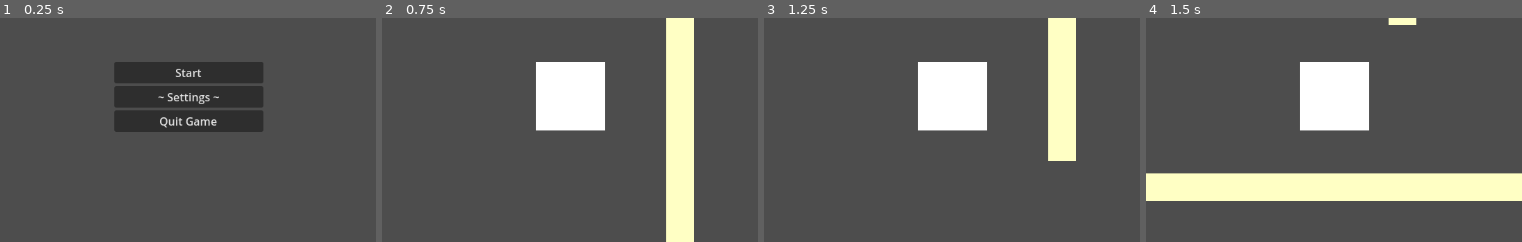
Above: before the commit, frames 1-4 (left to right).
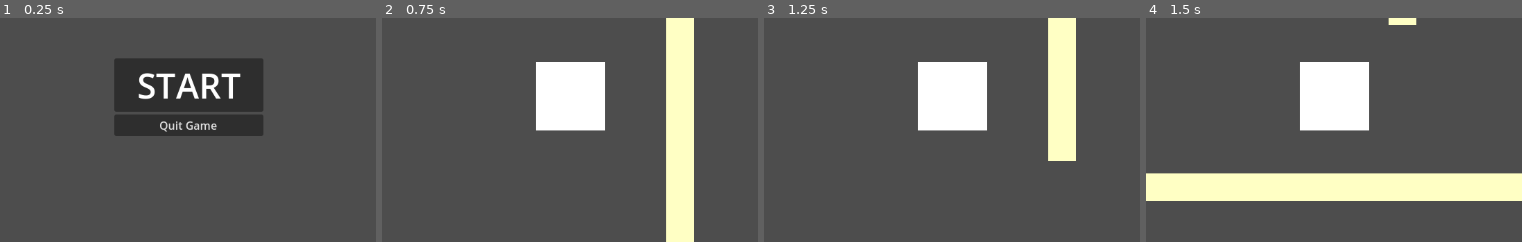
Above: after the commit, the same moments.

Repository: Zandra7/Underchurch
Game: Godot game, scene res://startMenu.tscn
The game is run twice, just before and just after one commit, with the same random seed, the same clock (stepped at 60 frames per second) and the same inputs. This scene is started directly instead of the project's main scene.
Inputs:
- Up to frame 1 (0.25 s): no input
- Up to frame 2 (0.75 s): click "Start" (after the commit: "START") at 0.5 s
- Up to frame 3 (1.25 s): no input
- Up to frame 4 (1.5 s): hold D (p1right) from 1.28 s (still down); tap Left (p2left) at 1.35 s
The pictures show only the part of the screen within x 28-78%, y 33-82%; the shares and areas given below are measured in that part.

The runs differ from the first frame. In frame 1, 4.4% of the frame differs, in the area x 30-70%, y 18-53%; in frame 2, nothing differs; in frame 3, nothing differs; in frame 4, nothing differs.

Commit message:
Lagt til musikk og endret på menyen
Endret til store bokstaver i "start" knappen. Endret "settings" til å ikke være synlig.

Diff:
--- a/startMenu.tscn
+++ b/startMenu.tscn
@@ -1,7 +1,14 @@
-[gd_scene load_steps=4 format=3 uid="uid://cf0ja0ki0ck8r"]
+[gd_scene load_steps=6 format=3 uid="uid://cf0ja0ki0ck8r"]
 
 [ext_resource type="Script" path="res://StartButton.gd" id="1_1liyt"]
 [ext_resource type="Script" path="res://QuitButton.gd" id="2_mlpol"]
+[ext_resource type="AudioStream" uid="uid://cqik0rkltci0b" path="res://Title Screen OST.mp3" id="4_7vehs"]
+
+[sub_resource type="Theme" id="Theme_2pqgj"]
+Button/colors/font_color = Color(1, 1, 1, 1)
+Button/constants/outline_size = 0
+Button/font_sizes/font_size = 50
+Button/fonts/font = null
 
 [sub_resource type="Theme" id="Theme_hvste"]
 
@@ -12,6 +19,10 @@
 anchor_bottom = 1.0
 grow_horizontal = 2
 grow_vertical = 2
+
+[node name="AudioStreamPlayer2D" type="AudioStreamPlayer2D" parent="."]
+stream = ExtResource("4_7vehs")
+autoplay = true
 
 [node name="VBoxContainer" type="VBoxContainer" parent="."]
 layout_mode = 1
@@ -28,10 +39,12 @@
 
 [node name="Start" type="Button" parent="VBoxContainer"]
 layout_mode = 2
-text = "Start"
+theme = SubResource("Theme_2pqgj")
+text = "START"
 script = ExtResource("1_1liyt")
 
 [node name="Settings" type="Button" parent="VBoxContainer"]
+visible = false
 layout_mode = 2
 theme = SubResource("Theme_hvste")
 text = "~ Settings ~"
Binary file added: Halloween Spooky.otf
Not shown, added: Halloween Spooky.otf.import
Not shown, added: Title Screen OST.mp3.import
Not shown: 1 places in main.tscn that only renumber resources
Not shown, added: Title Screen OST.mp3
